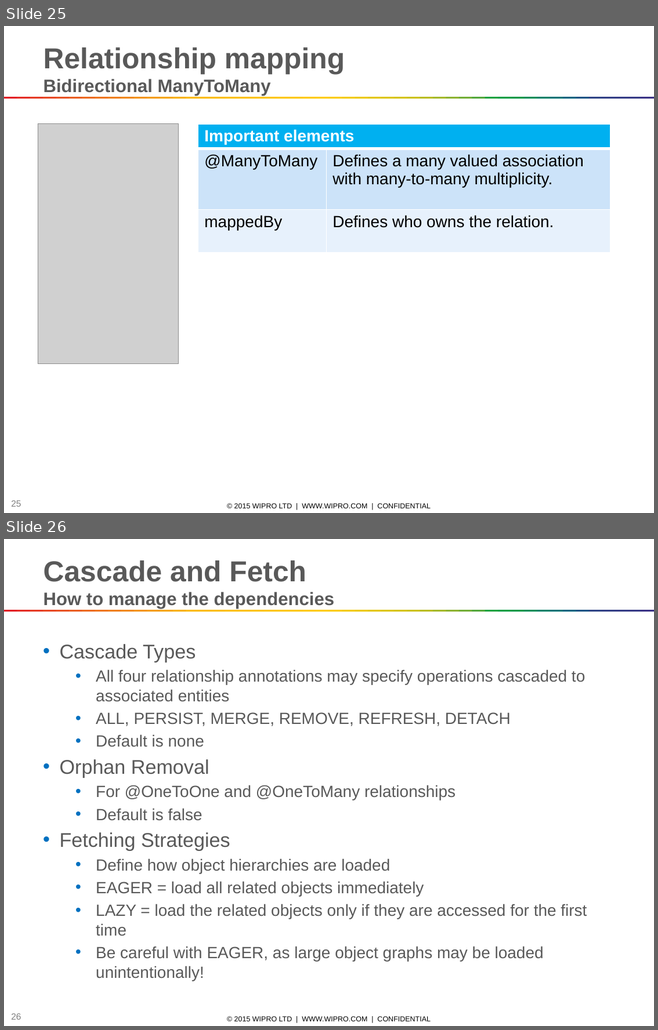
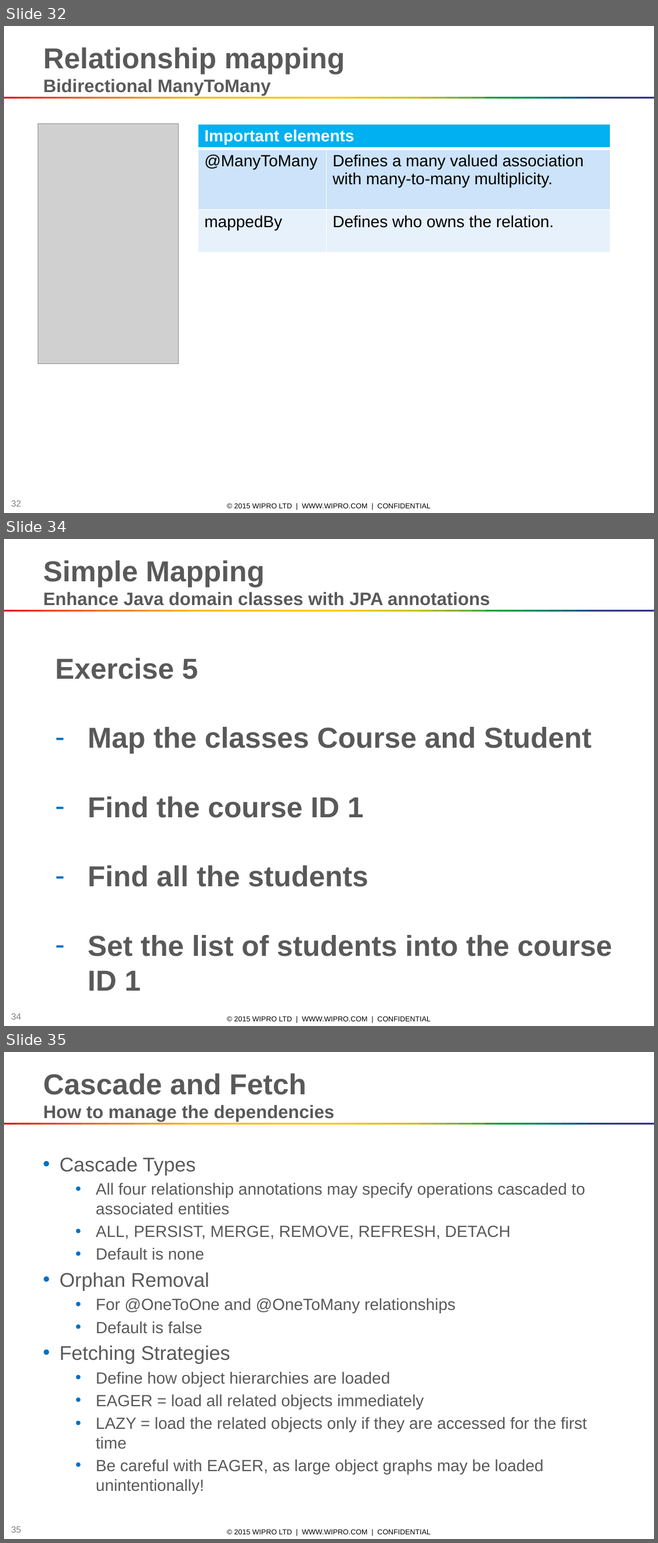
Before and after one commit to marcelsamaruga/wiproTraining, a slide deck: Java Persistence API and Hibernate.pptx. Shown one above the other, each under a label of ours: slides 25 and 26 before the commit, slides 32, 34 and 35 after it; the slides between them are not shown. The pictures are 658x1030 and 658x1543 pixels, drawn with LibreOffice and Linux fonts; fonts in the diff are those of the drawing; grey boxes stand for pictures. Boxes give left, top, right and bottom in pixels: in the first picture for what was removed or moved away, otherwise in the second. Text is boxed around its words. In the diff, an @@ line names an element or a change of style, - is before the commit and + after.

```diff
--- a/Java Persistence API and Hibernate.pptx
+++ b/Java Persistence API and Hibernate.pptx
@@ slide 34 added at <box>4,539,654,1026</box>, background #FFFFFF; not listed: 53 template elements that a slide beside it also shows @@
@@ text added at <box>43,560,489,606</box>, 20 pt, text #595959, bold @@
+Simple Mapping
+Enhance Java domain classes with JPA annotations
@@ text added at <box>55,658,612,991</box>, 32 pt, text #595959, bold @@
+Exercise 5
+– Map the classes Course and Student
+– Find the course ID 1
+– Find all the students
+– Set the list of students into the course ID 1
@@ what was slide 25 is now slide 32 @@
@@ page number at <box>11,500,21,507</box>: text changed @@
-25
+32
@@ what was slide 26 is now slide 35 @@
@@ page number at <box>11,1526,21,1533</box>: text changed @@
-26
+35
```
Also in this commit, not shown: 4 slides changed, 16 other slides added.
